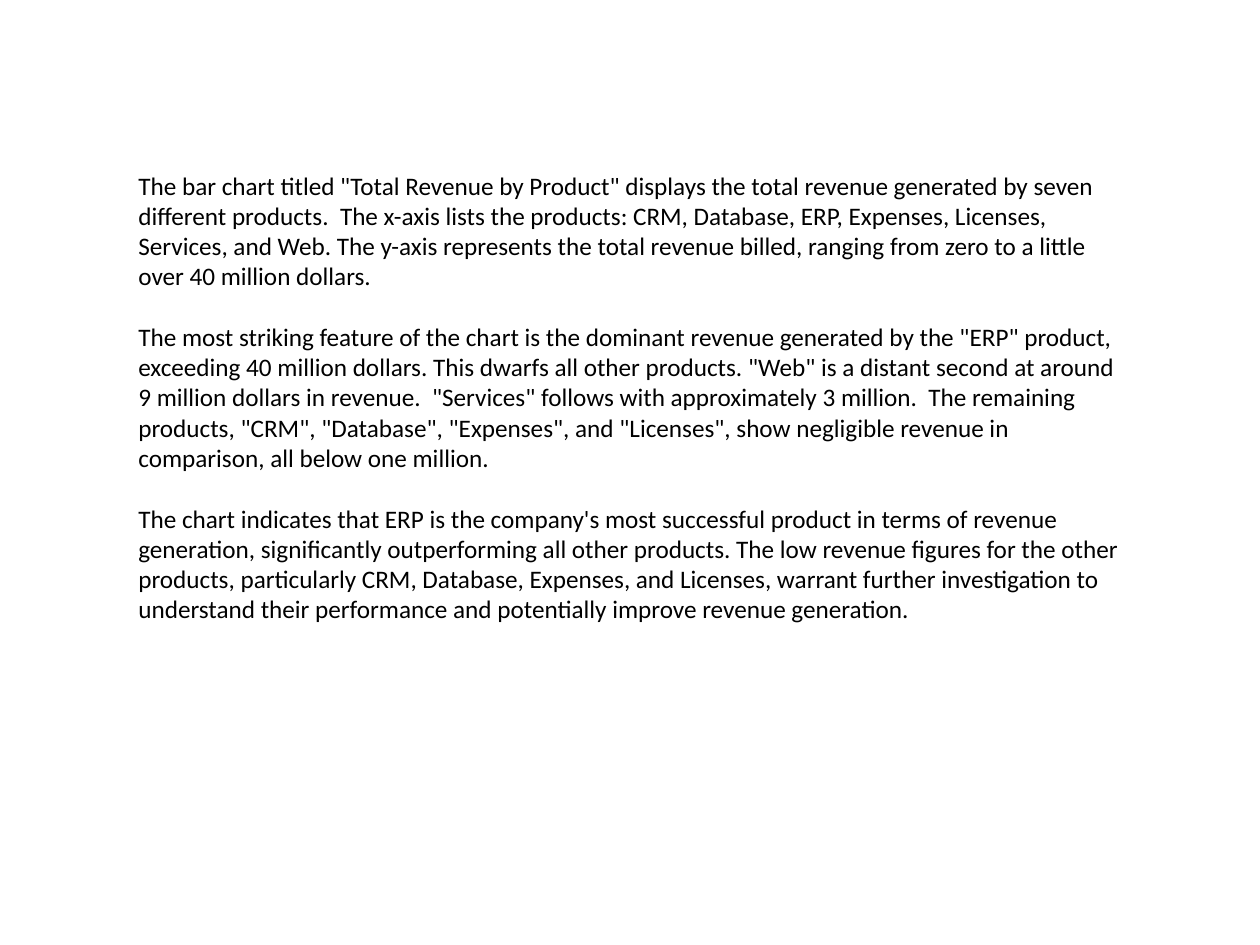
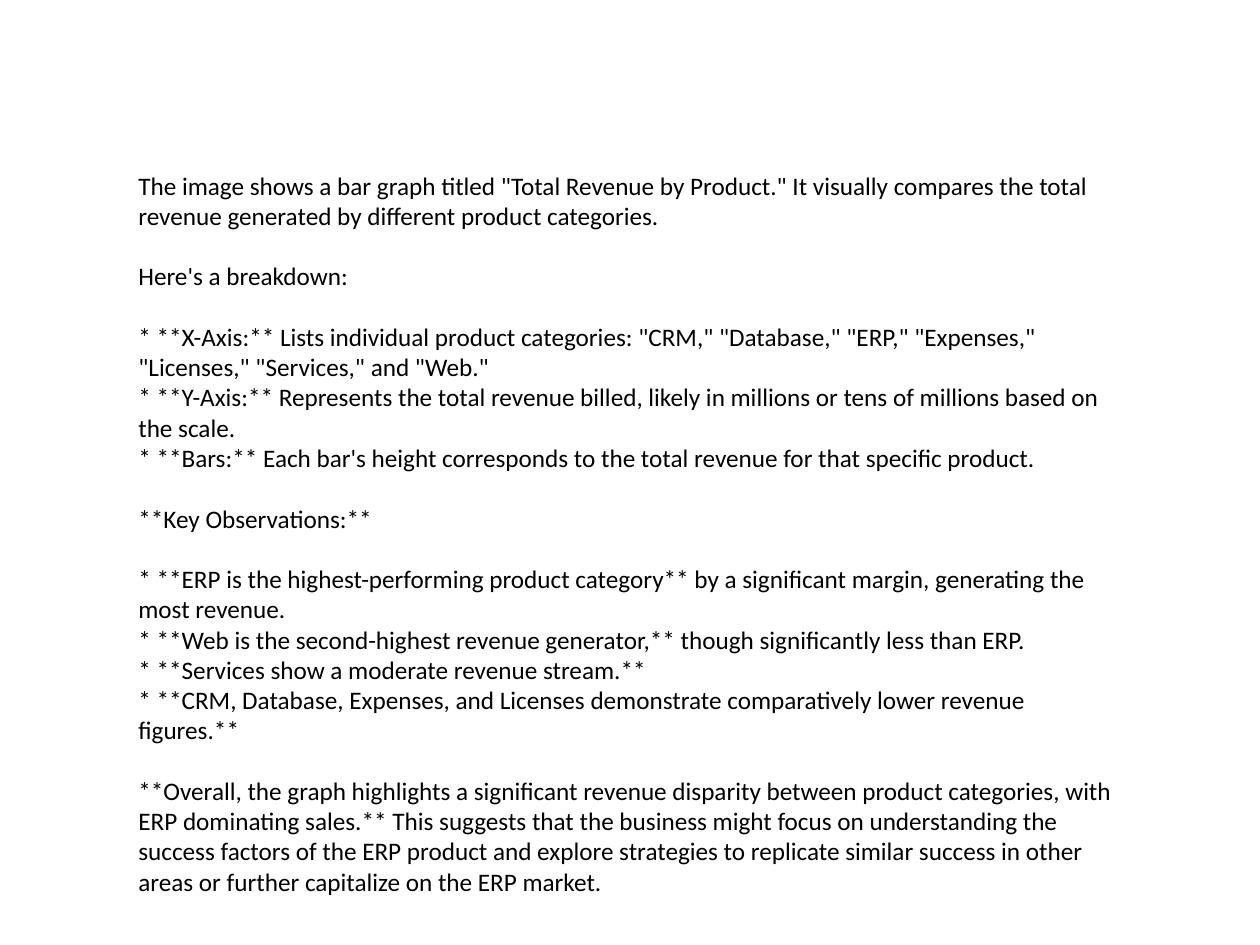
Before and after one commit to zehirahussain/SAS_Segmify, a slide deck: slide 4 of frontend1/static/presentations/user1_presentation.pptx. Drawn at 1260x945 pixels with LibreOffice and Linux fonts; fonts in the diff are those of the drawing. Boxes give left, top, right and bottom in pixels: in the first picture for what was removed or moved away, otherwise in the second. Text is boxed around its words. In the diff, an @@ line names an element or a change of style, - is before the commit and + after.

```diff
--- a/frontend1/static/presentations/user1_presentation.pptx
+++ b/frontend1/static/presentations/user1_presentation.pptx
@@ text at (x1=138, y1=177, x2=1110, y2=895): text changed @@
-The bar chart titled "Total Revenue by Product" displays the total revenue generated by seven different products. The x-axis lists the products: CRM, Database, ERP, Expenses, Licenses, Services, and Web. The y-axis represents the total revenue billed, ranging from zero to a little over 40 million dollars.
-The most striking feature of the chart is the dominant revenue generated by the "ERP" product, exceeding 40 million dollars. This dwarfs all other products. "Web" is a distant second at around 9 million dollars in revenue. "Services" follows with approximately 3 million. The remaining products, "CRM", "Database", "Expenses", and "Licenses", show negligible revenue in comparison, all below one million.
-The chart indicates that ERP is the company's most successful product in terms of revenue generation, significantly outperforming all other products. The low revenue figures for the other products, particularly CRM, Database, Expenses, and Licenses, warrant further investigation to understand their performance and potentially improve revenue generation.
+The image shows a bar graph titled "Total Revenue by Product." It visually compares the total revenue generated by different product categories.
+Here's a breakdown:
+* **X-Axis:** Lists individual product categories: "CRM," "Database," "ERP," "Expenses," "Licenses," "Services," and "Web."
+* **Y-Axis:** Represents the total revenue billed, likely in millions or tens of millions based on the scale.
+* **Bars:** Each bar's height corresponds to the total revenue for that specific product.
+**Key Observations:**
+* **ERP is the highest-performing product category** by a significant margin, generating the most revenue.
+* **Web is the second-highest revenue generator,** though significantly less than ERP.
+* **Services show a moderate revenue stream.**
+* **CRM, Database, Expenses, and Licenses demonstrate comparatively lower revenue figures.**
+**Overall, the graph highlights a significant revenue disparity between product categories, with ERP dominating sales.** This suggests that the business might focus on understanding the success factors of the ERP product and explore strategies to replicate similar success in other areas or further capitalize on the ERP market.
```
Also in this commit, not shown: 2 other slides changed, 2 slides removed, 15 other files.
